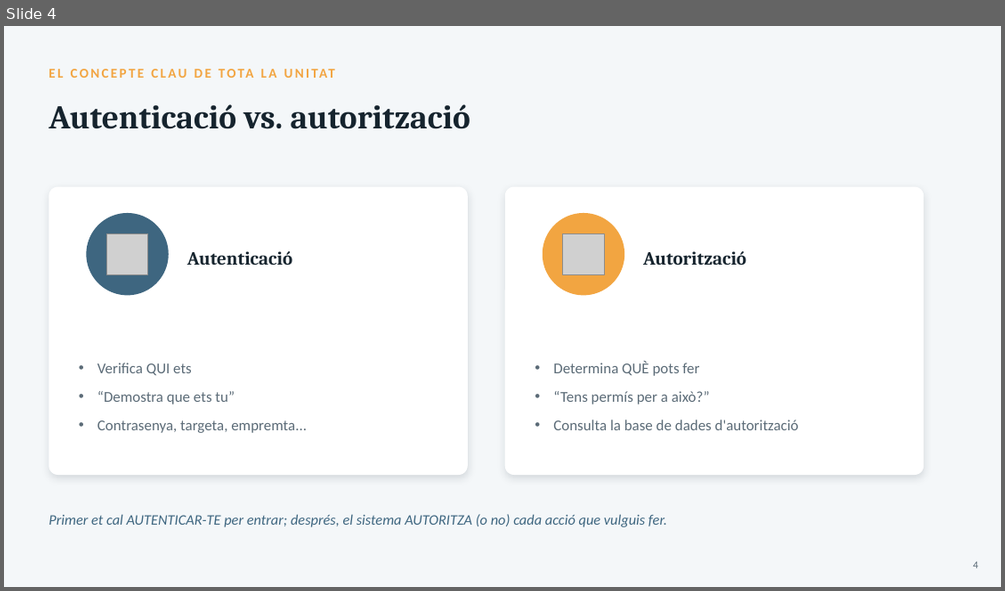
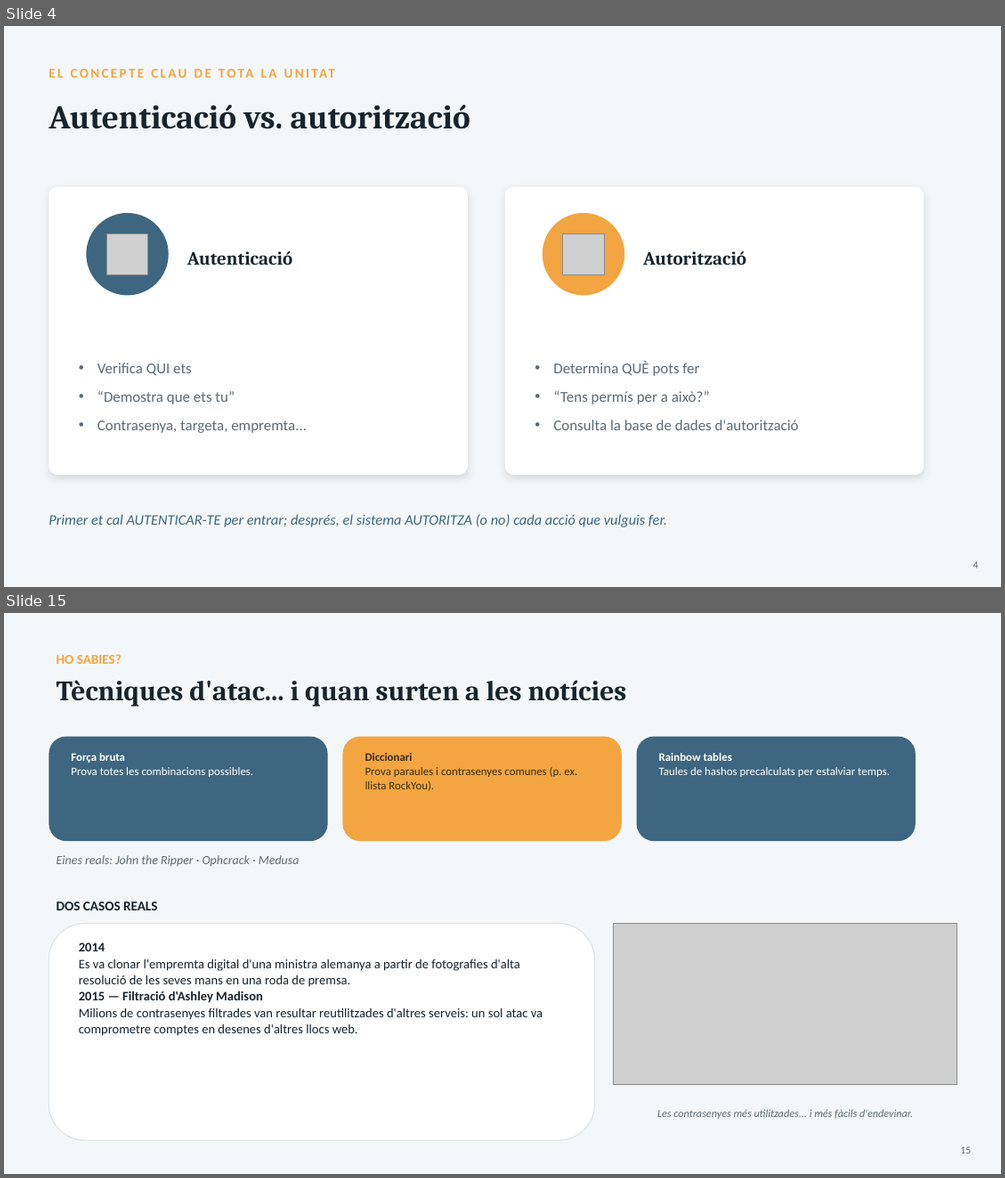
Before and after one commit to joansanchezescudero/SMX_0226_Seguretat_Informatica, a slide deck: RA1 - Seguretat passiva/AA3 - Seguretat logica/RA1_AA3_Seguretat_Logica.pptx. Shown one above the other, each under a label of ours: slide 4 before the commit, slides 4 and 15 after it; the slides between them are not shown. The pictures are 1005x591 and 1005x1178 pixels, drawn with LibreOffice and Linux fonts; fonts in the diff are those of the drawing; grey boxes stand for pictures. Boxes give left, top, right and bottom in pixels: in the first picture for what was removed or moved away, otherwise in the second. Text is boxed around its words. In the diff, an @@ line names an element or a change of style, - is before the commit and + after.

```diff
--- a/RA1 - Seguretat passiva/AA3 - Seguretat logica/RA1_AA3_Seguretat_Logica.pptx
+++ b/RA1 - Seguretat passiva/AA3 - Seguretat logica/RA1_AA3_Seguretat_Logica.pptx
@@ slide 15 added at box(4, 613, 1001, 1174), background #F4F7F9 @@
@@ text added at box(57, 654, 121, 664), 13 pt, text #F2A541, bold @@
+HO SABIES?
@@ text added at box(57, 680, 627, 706), 27 pt, text #16242E, bold @@
+Tècniques d'atac... i quan surten a les notícies
@@ rounded rectangle added at box(48, 737, 328, 841), fill #3E6680 @@
@@ rounded rectangle added at box(343, 737, 622, 841), fill #F2A541 @@
@@ rounded rectangle added at box(637, 737, 915, 841), fill #3E6680 @@
@@ text added at box(71, 753, 253, 777), 11 pt, text #FFFFFF @@
+Força bruta
+Prova totes les combinacions possibles.
@@ text added at box(365, 753, 577, 791), 11 pt, text #3A2E12 @@
+Diccionari
+Prova paraules i contrasenyes comunes (p. ex. llista RockYou).
@@ text added at box(659, 753, 890, 777), 11 pt, text #FFFFFF @@
+Rainbow tables
+Taules de hashos precalculats per estalviar temps.
@@ text added at box(57, 855, 299, 866), 12 pt, text #5B6B77, italic @@
+Eines reals: John the Ripper · Ophcrack · Medusa
@@ text added at box(57, 901, 157, 910), 13 pt, text #16242E, bold @@
+DOS CASOS REALS
@@ rounded rectangle added at box(48, 924, 595, 1140), fill #FFFFFF, outline #DDE3E8 1 pt @@
@@ picture added at box(614, 924, 957, 1085) @@
@@ text added at box(79, 942, 542, 1036), 12.5 pt, text #16242E @@
+2014
+Es va clonar l'empremta digital d'una ministra alemanya a partir de fotografies d'alta resolució de les seves mans en una roda de premsa.
+2015 — Filtració d'Ashley Madison
+Milions de contrasenyes filtrades van resultar reutilitzades d'altres serveis: un sol atac va comprometre comptes en desenes d'altres llocs web.
@@ text added at box(657, 1109, 913, 1119), 10.5 pt, text #5B6B77, italic @@
+Les contrasenyes més utilitzades... i més fàcils d'endevinar.
@@ text added at box(960, 1146, 971, 1153), 10 pt, text #5B6B77 @@
+15
```
Also in this commit, not shown: 16 slides changed, 10 other slides added.
